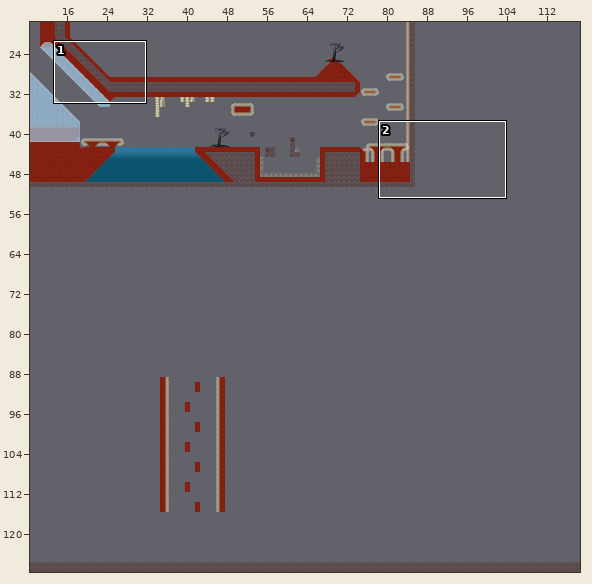
An edit to a level. Tiled map, data/assets/platforms2.tmx. Above: a wide view before the commit, with the close-up outlined.
Close-up. Before the edit:
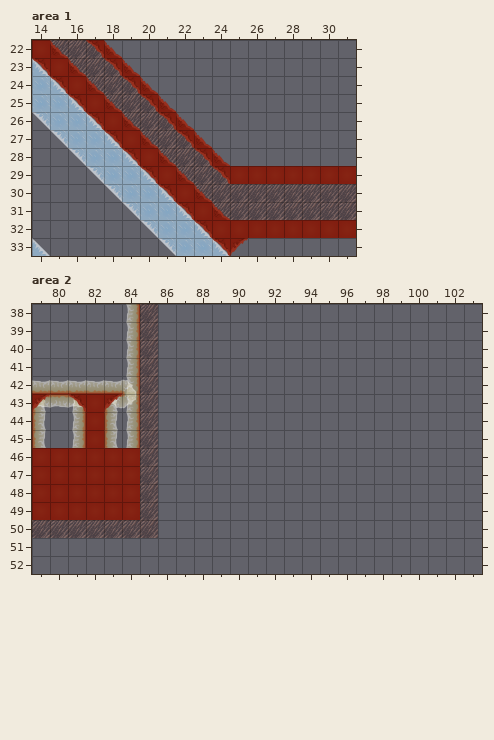
Cells are 64x64 px. Shown: area 1 x 14..31, y 22..33; area 2 x 79..103, y 38..52. The commit also changed other parts of the map, which this record leaves out.
Now the later version:
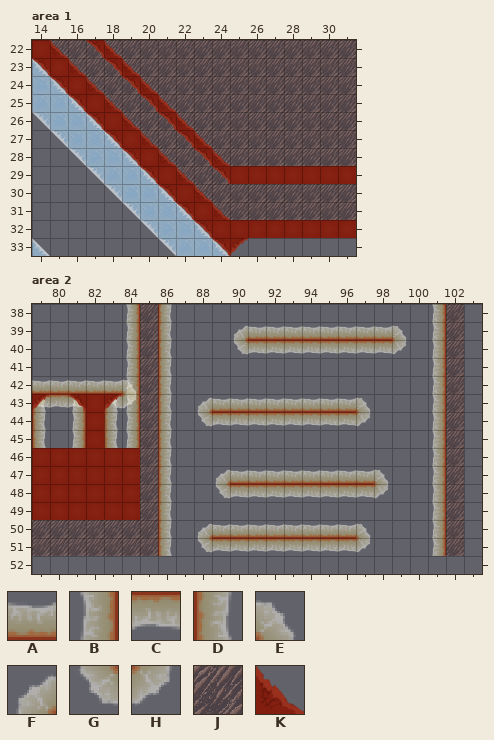
Key: from "TileBounce": A 0 "NonEdibleEdge", B 1, C 2, D 3, E 4 "NonEdibleSlope", F 5, G 6, H 7; from "TileHard": J 0 "NonEdible"; from "TileMeatTri1": K 0 "Slope".
_ is an empty cell.
Tiles replaced or removed in this view: K.
See-through tiles are keyed as they look on the map.
From old to new:
Changed rows in their new state; . is an unchanged cell.
Layer "Level", area 1:
first column x 18:
22 JJJJJJJJJJJJJJ
23 .JJJJJJJJJJJJJ
24 ..JJJJJJJJJJJJ
25 ...JJJJJJJJJJJ
26 ....JJJJJJJJJJ
27 .....JJJJJJJJJ
28 ......JJJJJJJJ
Layer "StaticForeground", area 1:
first column x 18:
22 K......
23 .K.....
24 ..K....
25 ...K...
26 ....K..
27 .....K.
28 ......K
Layer "Level", area 2:
first column x 79:
38 .......D..............BJ
39 .......D...FAAAAAAAAE.BJ
40 .......D...GCCCCCCCCH.BJ
41 .......D..............BJ
42 .......D..............BJ
43 .......D.FAAAAAAAAE...BJ
44 .......D.GCCCCCCCCH...BJ
45 .......D..............BJ
46 .......D..............BJ
47 .......D..FAAAAAAAAE..BJ
48 .......D..GCCCCCCCCH..BJ
49 .......D..............BJ
50 .......D.FAAAAAAAAE...BJ
51 JJJJJJJD.GCCCCCCCCH...BJ
Boxes around the changes in both close-ups, in picture pixels (x1, y1, x2, y2):
changed: (104, 40, 356, 166)
added: (32, 304, 172, 556)
added: (432, 304, 464, 556)
added: (233, 325, 407, 355)
added: (197, 397, 371, 427)
added: (215, 469, 389, 499)
added: (197, 523, 371, 553)
